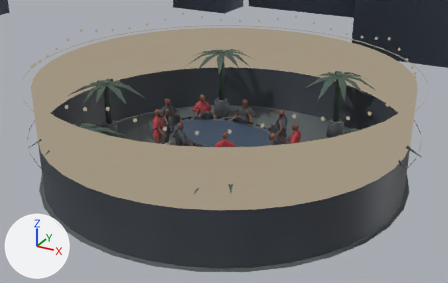
Before and after pictures for a commit that changed the glTF model apps/web/public/assets/rooftop_assets.glb.
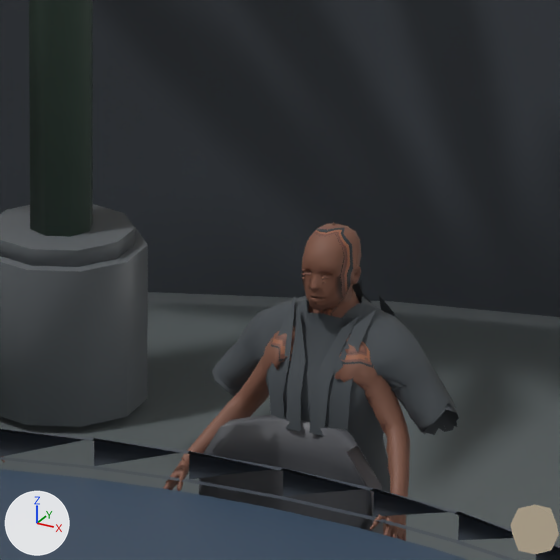
Each version is shown from a 50 mm lens placed at (6.03, -10.99, 6.08), pointed at (-0.32, 0.58, 0.3), then close up on the part from 48% to 59% of the width and 28% to 45% of the height. Arrows for +X, +Y and +Z are at lower left; the lights stay in place. The first two pictures are the older version. Where no turn or scale is listed for an object, it has been applied to the vertices.

In view in the first close-up: 'char_male.001', 'garment_male.001', 'river_rooftop_table_felt', 'river_rooftop_table_rail', 'rooftop_chair_0', 'rooftop_palms', 'rooftop_parapet', 'rooftop_planter_2', 'rooftop_string_lights', 'rooftop_terrace'.
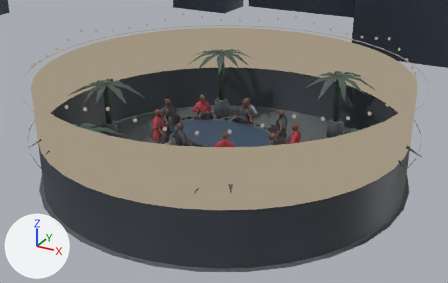
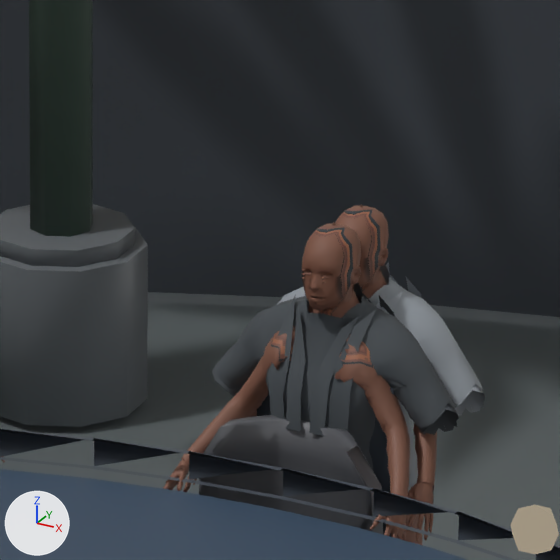
Commit message: Add a seated Rooftop dealer

Patch to the scene script:
```diff
--- a/apps/web/public/assets/rooftop_assets.glb.py
+++ b/apps/web/public/assets/rooftop_assets.glb.py
@@ me_river_dealer_waistcoat @@
+me_river_dealer_waistcoat.from_pydata(...)  # a box spanning x -0.15..-0.029, y -0.179..-0.153, z 0.54..0.905; a box spanning x 0.029..0.15, y -0.179..-0.153, z 0.54..0.905; a box spanning x -0.12..0.12, y -0.179..-0.153, z 0.861..0.905
+me_river_dealer_waistcoat.materials.append(mat_river_garment_flat_material)
@@ me_char_male_garment_005 @@
+me_char_male_garment_005.from_pydata(...)  # 646 vertices, 938 faces; spans x -0.264..0.264, y -0.142..0.09, z 0.522..1.08
+me_char_male_garment_005.materials.append(mat_river_garment_flat_material)
@@ me_char_male_body_005 @@
+me_char_male_body_005.from_pydata(...)  # 3406 vertices, 5837 faces; spans x -0.269..0.269, y -0.298..0.073, z 0.403..1.217
+me_char_male_body_005.materials.append(mat_river_character_atlas_material)  # picture img_character_atlas
@@ ob_river_dealer_waistcoat @@
+ob_river_dealer_waistcoat = bpy.data.objects.new('river_dealer_waistcoat', me_river_dealer_waistcoat)
+ob_river_dealer_waistcoat.location = (0.0, 1.138, 0.05)
@@ ob_garment_male_006 @@
+ob_garment_male_006 = bpy.data.objects.new('garment_male.006', me_char_male_garment_005)
+ob_garment_male_006.location = (0.0, 1.138, 0.05)
@@ ob_char_male_006 @@
+ob_char_male_006 = bpy.data.objects.new('char_male.006', me_char_male_body_005)
+ob_char_male_006.location = (0.0, 1.138, 0.05)
```

Pixel boxes [x1, y1, x2, y2] of what changed, in the close-ups (560 x 560 px):
'garment_male.006', added
    after: [278, 262, 485, 492]
'char_male.006', added (mostly hidden)
    after: [183, 204, 437, 545]
'river_dealer_waistcoat', added (mostly hidden)
    after: [257, 363, 398, 537]
